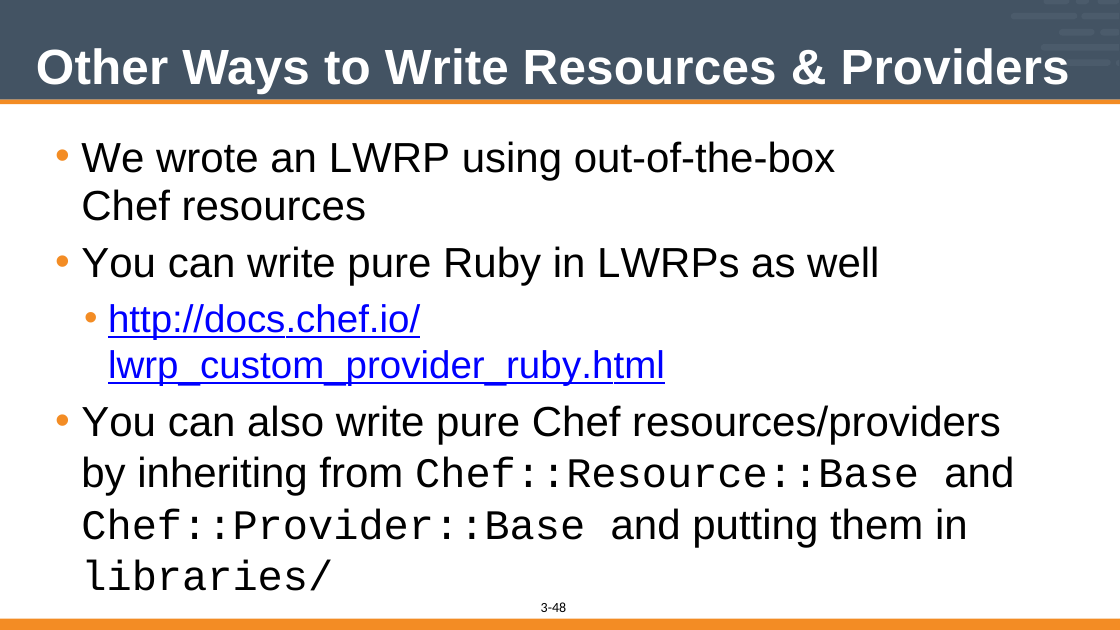
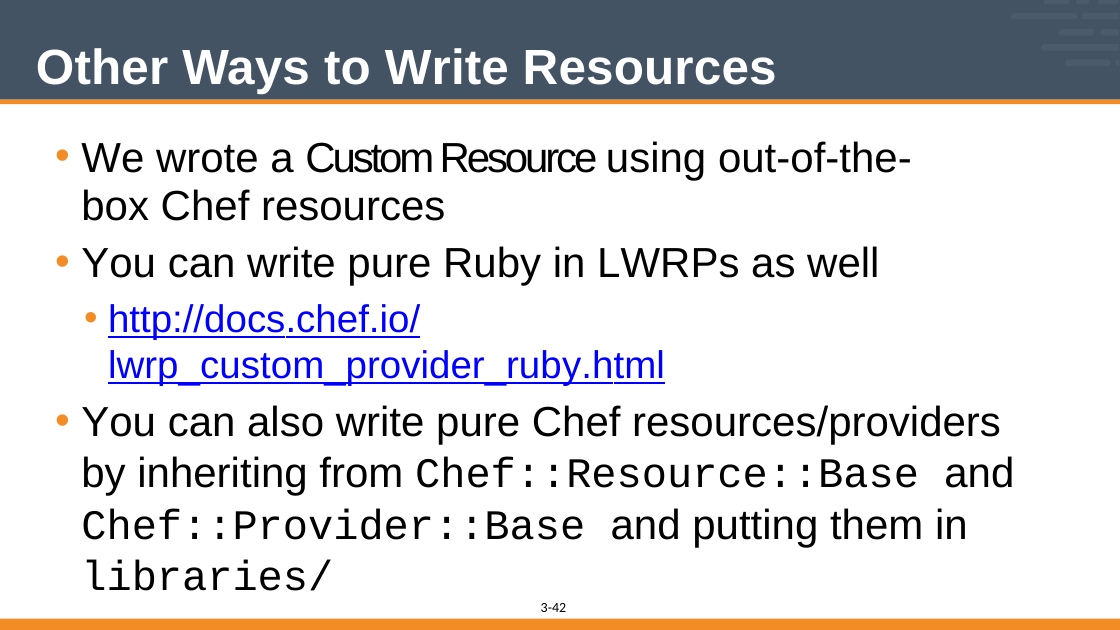
Before and after one commit to vinyar/chef-intermediate, a slide deck: slide 42 of 03-building_custom_resources.pptx (slide 48 before the commit). Drawn at 1120x630 pixels with LibreOffice and Linux fonts; fonts in the diff are those of the drawing. Boxes give left, top, right and bottom in pixels: in the first picture for what was removed or moved away, otherwise in the second. Text is boxed around its words. In the diff, an @@ line names an element or a change of style, - is before the commit and + after.

Commit message:
add support for new resource

```diff
--- a/03-building_custom_resources.pptx
+++ b/03-building_custom_resources.pptx
@@ title at [36, 48, 777, 94]: text changed @@
-Other Ways to Write Resources & Providers
+Other Ways to Write Resources
@@ text at [81, 141, 912, 221]: text changed @@
-• We wrote an LWRP using out-of-the-box Chef resources
+• We wrote a Custom Resource using out-of-the-box Chef resources
@@ page number at [552, 603, 566, 612]: text changed @@
-48
+42
```
Also in this commit, not shown: 18 other slides changed, 6 slides removed, 1 other file.
